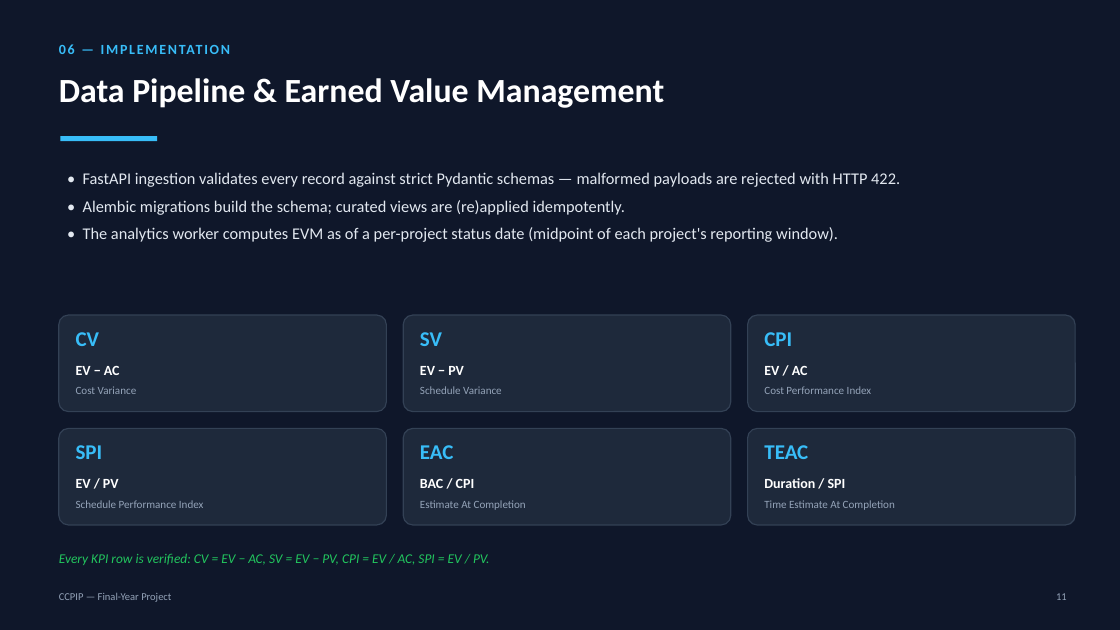
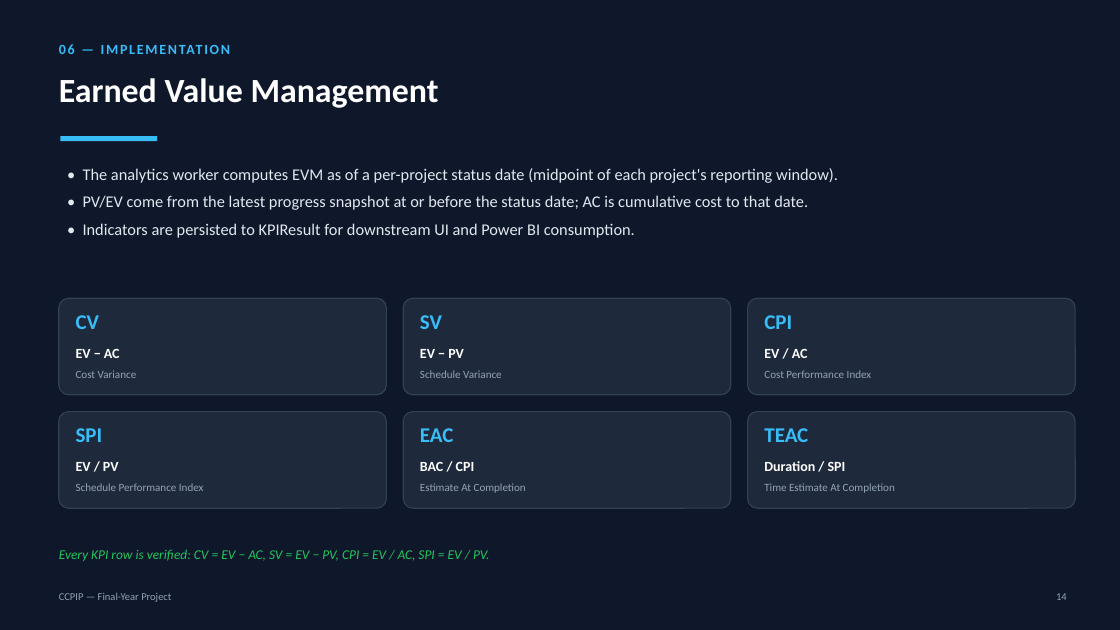
Before and after one commit to castial004/Cloud-Native-Construction-Project-Intelligence-Platform, a slide deck: slide 14 of project-final.pptx (slide 11 before the commit). Drawn at 1120x630 pixels with LibreOffice and Linux fonts; fonts in the diff are those of the drawing. Boxes give left, top, right and bottom in pixels: in the first picture for what was removed or moved away, otherwise in the second. Text is boxed around its words. In the diff, an @@ line names an element or a change of style, - is before the commit and + after.

```diff
--- a/project-final.pptx
+++ b/project-final.pptx
@@ text at box(59, 78, 439, 108): text changed @@
-Data Pipeline & Earned Value Management
+Earned Value Management
@@ text at box(83, 172, 900, 215): paragraphs removed @@
-• FastAPI ingestion validates every record against strict Pydantic schemas — malformed payloads are rejected with HTTP 422.
-• Alembic migrations build the schema; curated views are (re)applied idempotently.
@@ text at box(83, 195, 808, 238): paragraphs added @@
+• PV/EV come from the latest progress snapshot at or before the status date; AC is cumulative cost to that date.
+• Indicators are persisted to KPIResult for downstream UI and Power BI consumption.
@@ 18 texts, 6 rounded rectangles: place and size @@
-18 texts, 6 rounded rectangles at box(59, 315, 1075, 525)
+18 texts, 6 rounded rectangles at box(59, 298, 1075, 508)
@@ text "Every KPI row is verified: ...": place and size @@
-text "Every KPI row is verified: ..." at box(59, 553, 490, 565)
+text "Every KPI row is verified: ..." at box(59, 549, 490, 561)
@@ text at box(1056, 593, 1067, 600): text changed @@
-11
+14
```
Also in this commit, not shown: 15 other slides changed, 11 slides added, 2 slides removed, 10 other files.
